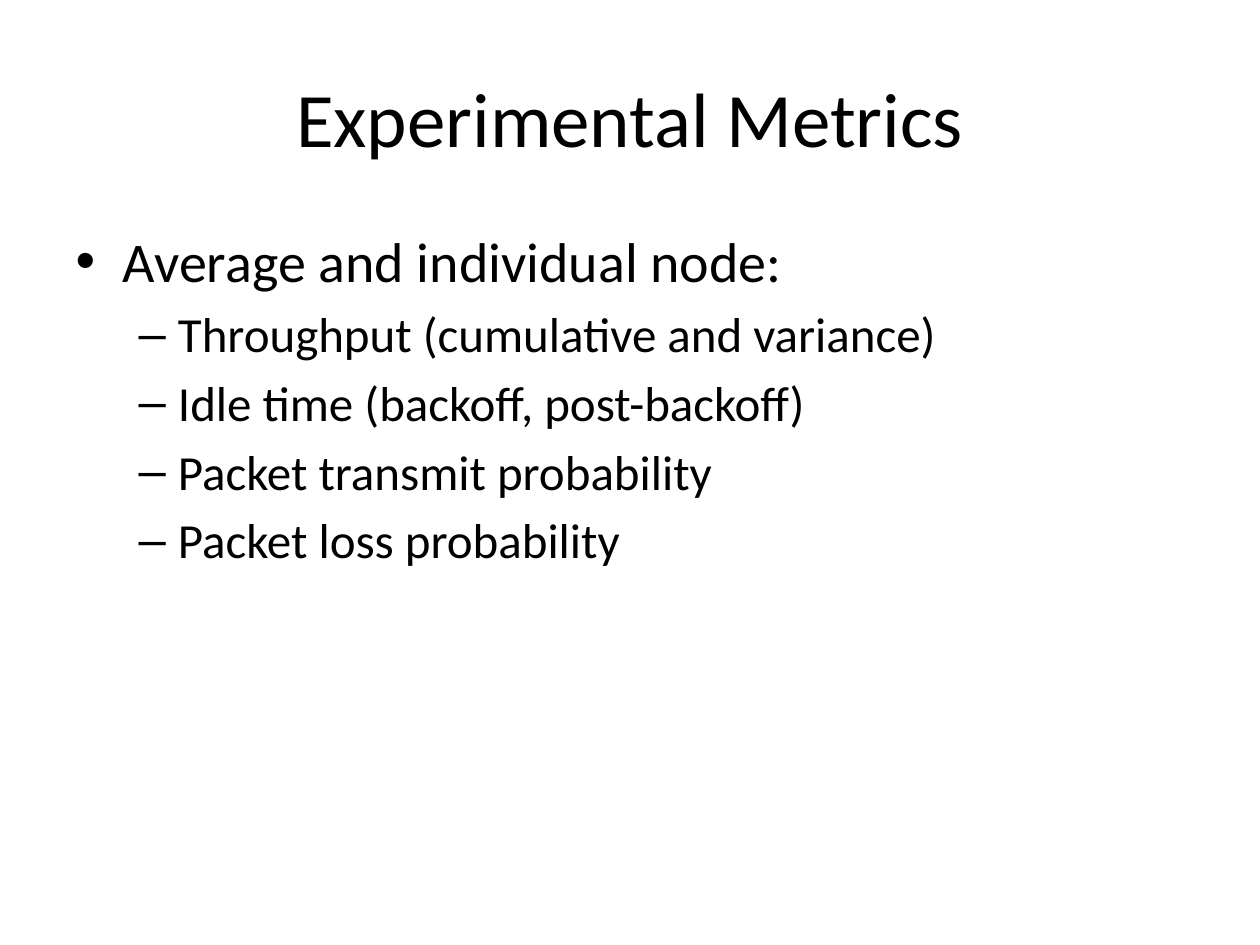
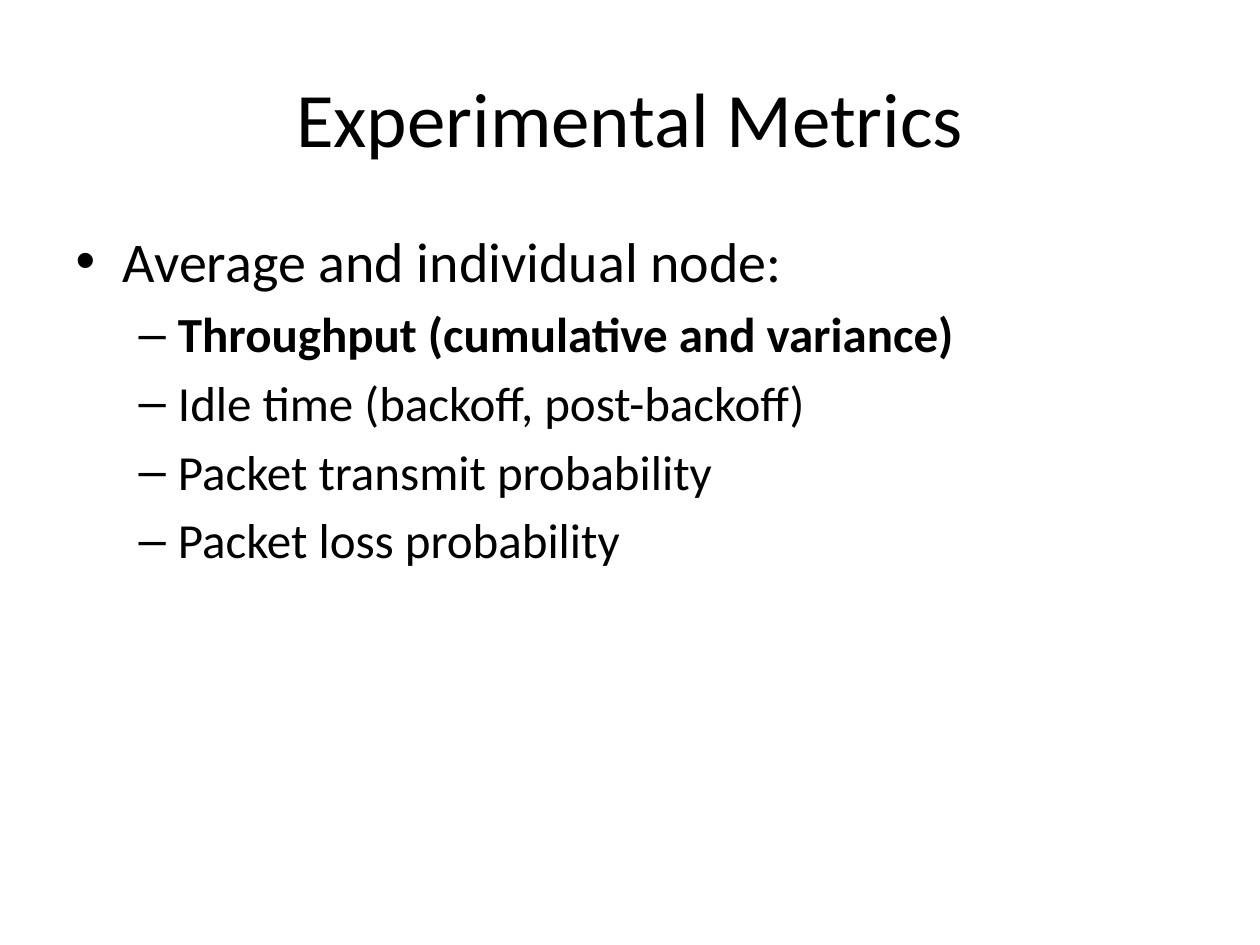
Before and after one commit to tamirh-uci/HeteroTrafficModels, a slide deck: slide 21 of presentation/slides.pptx. Drawn at 1260x945 pixels with LibreOffice and Linux fonts; fonts in the diff are those of the drawing. Boxes give left, top, right and bottom in pixels: in the first picture for what was removed or moved away, otherwise in the second. Text is boxed around its words. In the diff, an @@ line names an element or a change of style, - is before the commit and + after.

```diff
--- a/presentation/slides.pptx
+++ b/presentation/slides.pptx
@@ text at [178,316,954,361]: bold on in "Throughput (cumulative and variance)" @@
```
Also in this commit, not shown: 1 other slide changed, 10 slides added, 1 slide removed.
